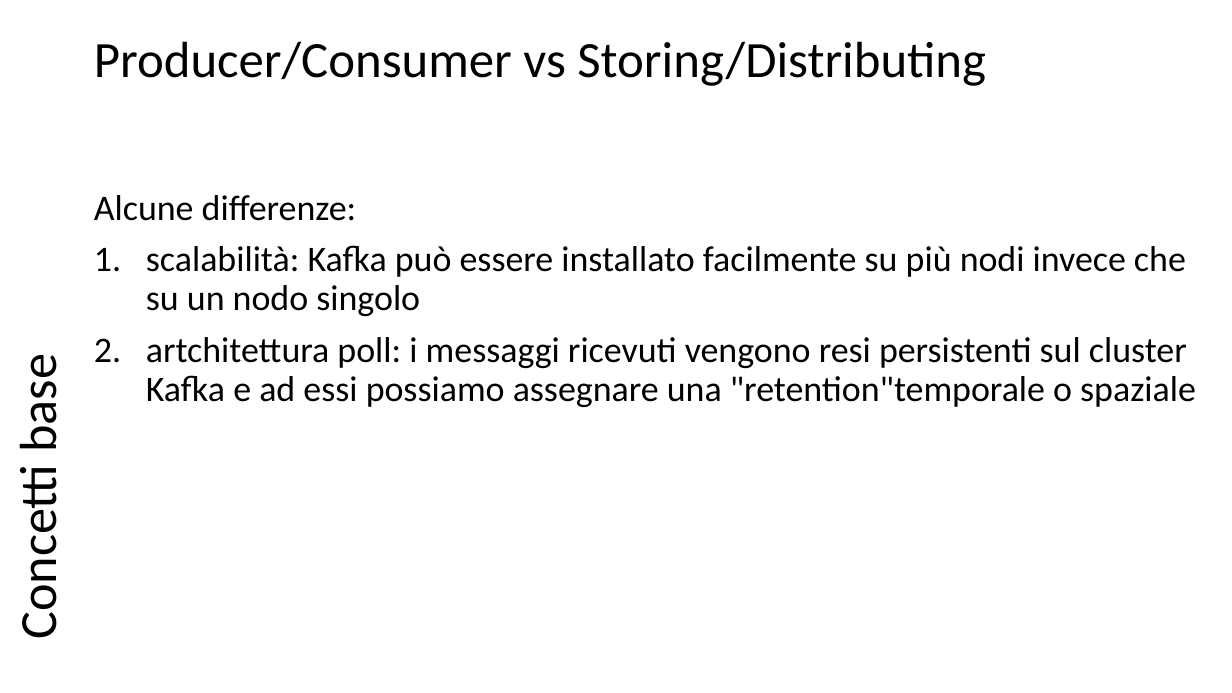
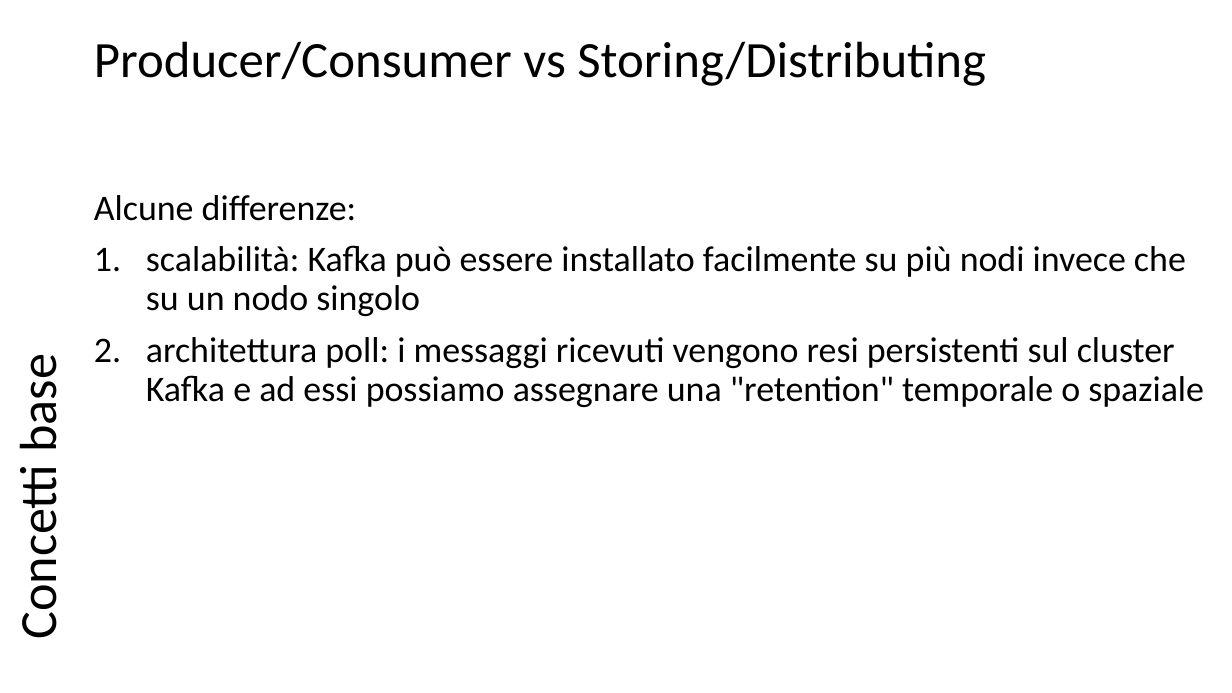
Before and after one commit to scastagnoli/academySisal, a slide deck: slide 7 of kafka.pptx. Drawn at 1232x693 pixels with LibreOffice and Linux fonts; fonts in the diff are those of the drawing. Boxes give left, top, right and bottom in pixels: in the first picture for what was removed or moved away, otherwise in the second. Text is boxed around its words. In the diff, an @@ line names an element or a change of style, - is before the commit and + after.

```diff
--- a/kafka.pptx
+++ b/kafka.pptx
@@ text at box(146, 337, 1204, 407): text changed @@
-2. artchitettura poll: i messaggi ricevuti vengono resi persistenti sul cluster Kafka e ad essi possiamo assegnare una "retention"temporale o spaziale
+2. architettura poll: i messaggi ricevuti vengono resi persistenti sul cluster Kafka e ad essi possiamo assegnare una "retention" temporale o spaziale
```
Also in this commit, not shown: 5 other slides changed.
